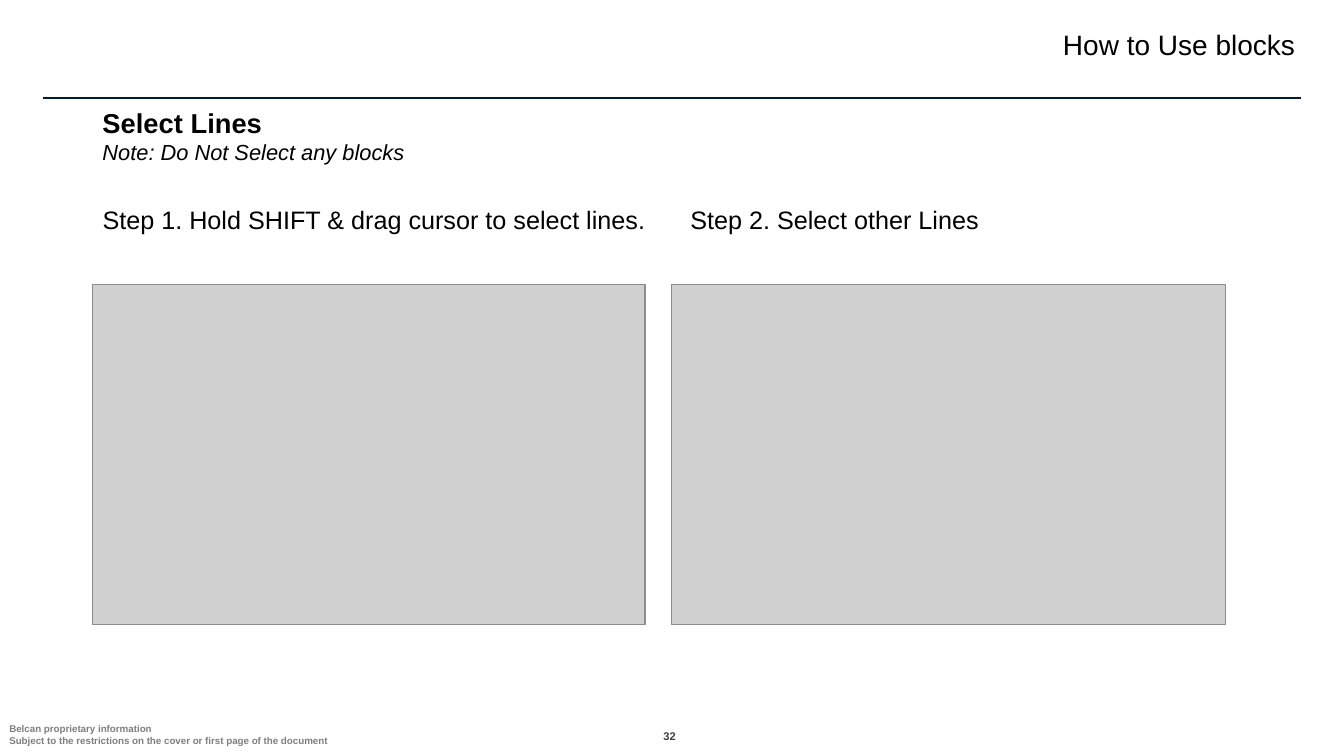
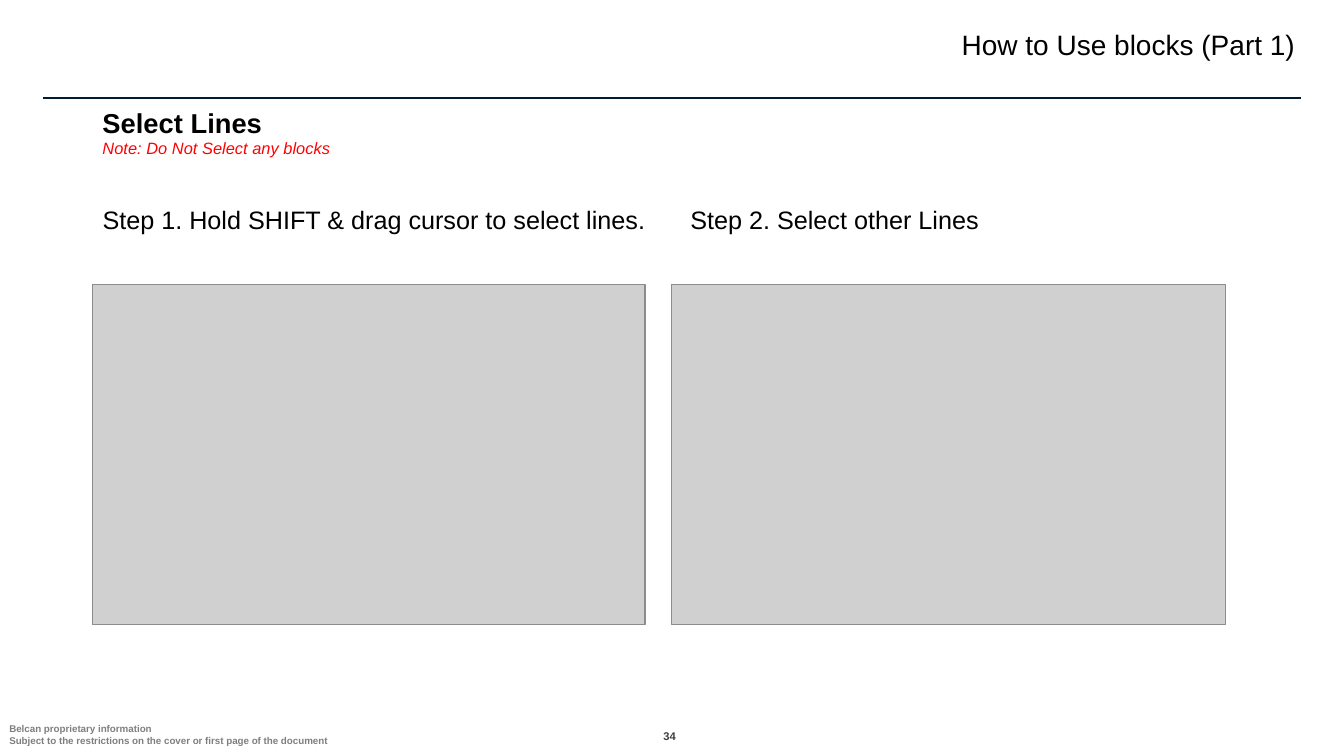
Before and after one commit to ntylerbelcan/aviation-controls-simulink-training-Belcan, a slide deck: slide 34 of ch01/Chapter 1 - Belcan.pptx (slide 32 before the commit). Drawn at 1344x756 pixels with LibreOffice and Linux fonts; fonts in the diff are those of the drawing; grey boxes stand for pictures; background and template pictures are left out. Boxes give left, top, right and bottom in pixels: in the first picture for what was removed or moved away, otherwise in the second. Text is boxed around its words. In the diff, an @@ line names an element or a change of style, - is before the commit and + after.

```diff
--- a/ch01/Chapter 1 - Belcan.pptx
+++ b/ch01/Chapter 1 - Belcan.pptx
@@ text at [962, 34, 1295, 60]: text changed @@
-How to Use blocks
+How to Use blocks (Part 1)
@@ text at [102, 142, 330, 158]: size 15.6 to 11.7 pt, text colour #000000 to #FF0000 in "Note: Do Not Select any blocks" @@
@@ page number at [663, 732, 675, 740]: text changed @@
-32
+34
```
Also in this commit, not shown: 22 other slides changed, 16 slides added, 4 other files.
